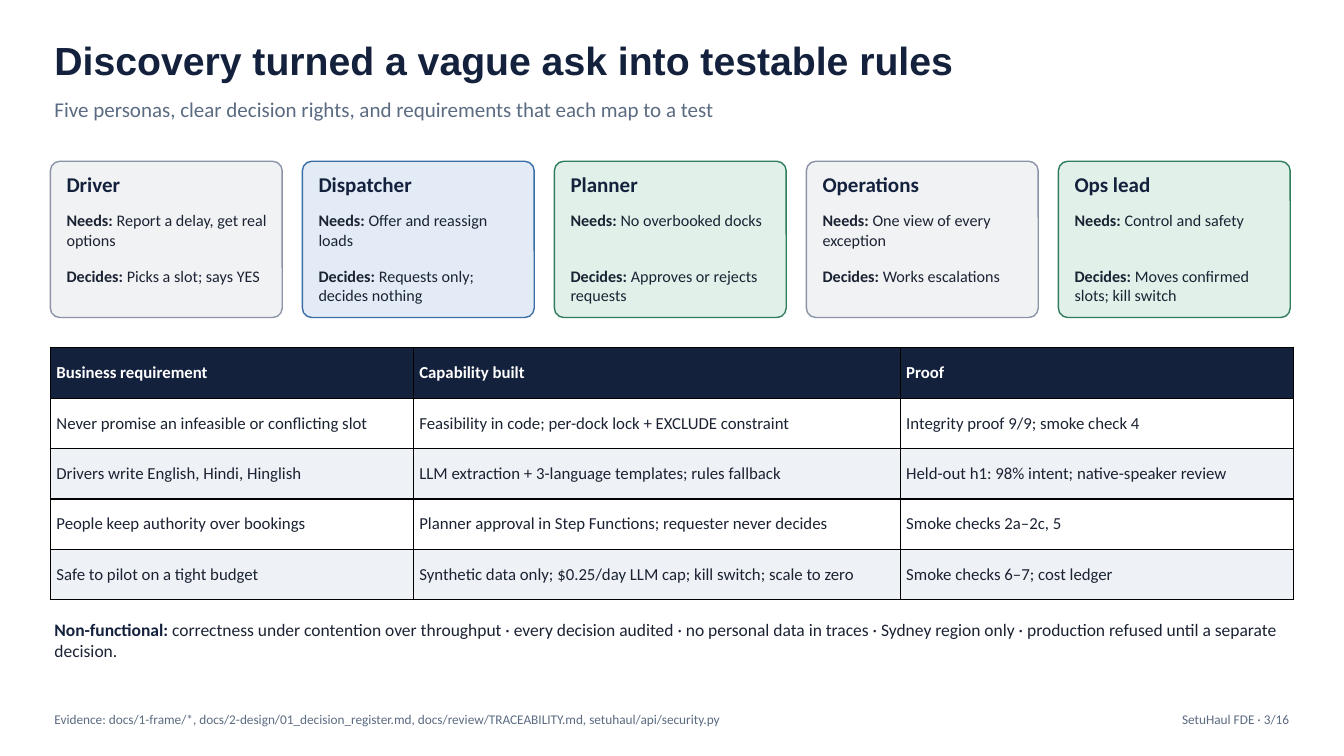
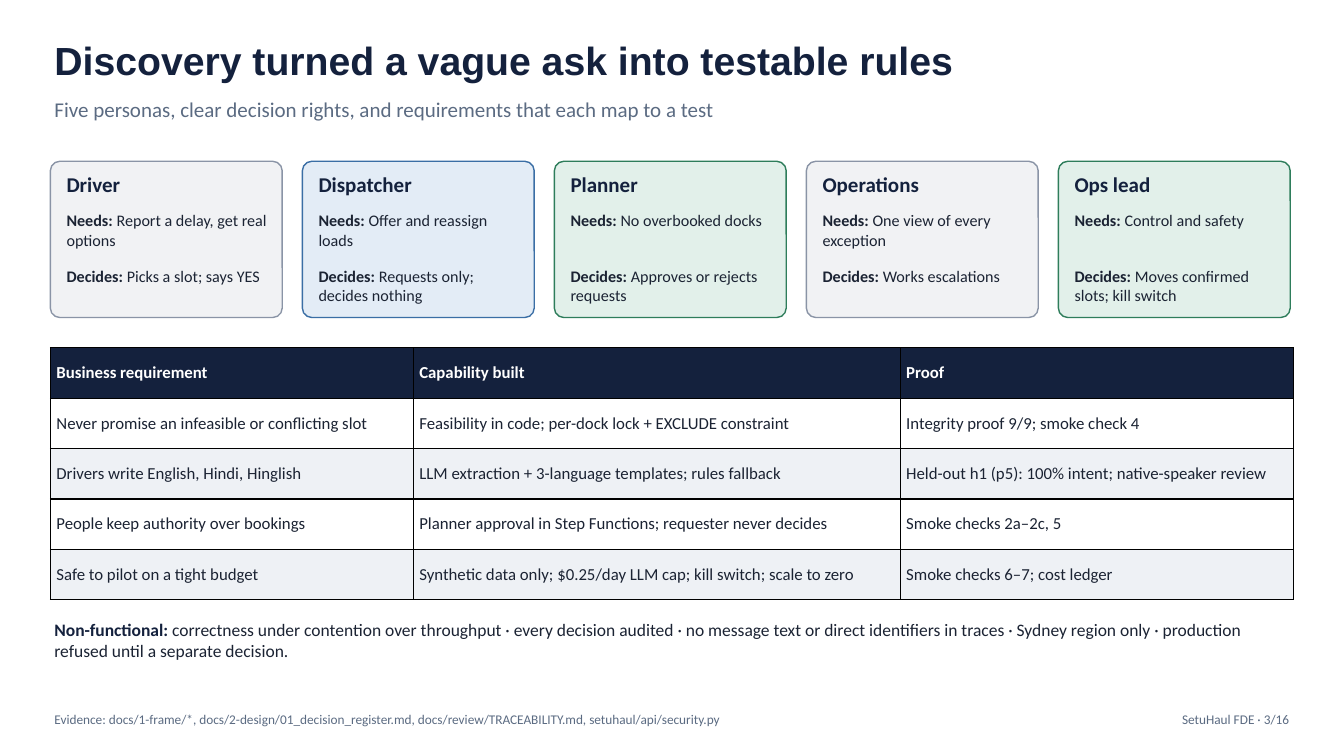
Before and after one commit to amolam/setuhaul-logistics, a slide deck: slide 3 of artifacts/fde-demo/SetuHaul_FDE_Demo.pptx. Drawn at 1344x756 pixels with LibreOffice and Linux fonts; fonts in the diff are those of the drawing. Boxes give left, top, right and bottom in pixels: in the first picture for what was removed or moved away, otherwise in the second. Text is boxed around its words. In the diff, an @@ line names an element or a change of style, - is before the commit and + after.

```diff
--- a/artifacts/fde-demo/SetuHaul_FDE_Demo.pptx
+++ b/artifacts/fde-demo/SetuHaul_FDE_Demo.pptx
@@ table at <box>50,348,1294,600</box> @@
-row 3, column 3: Held-out h1: 98% intent; native-speaker review
+row 3, column 3: Held-out h1 (p5): 100% intent; native-speaker review
@@ text at <box>54,623,1241,660</box>: text changed @@
-Non-functional: correctness under contention over throughput · every decision audited · no personal data in traces · Sydney region only · production refused until a separate decision.
+Non-functional: correctness under contention over throughput · every decision audited · no message text or direct identifiers in traces · Sydney region only · production refused until a separate decision.
```
Also in this commit, not shown: 11 other slides changed, 22 other files.
